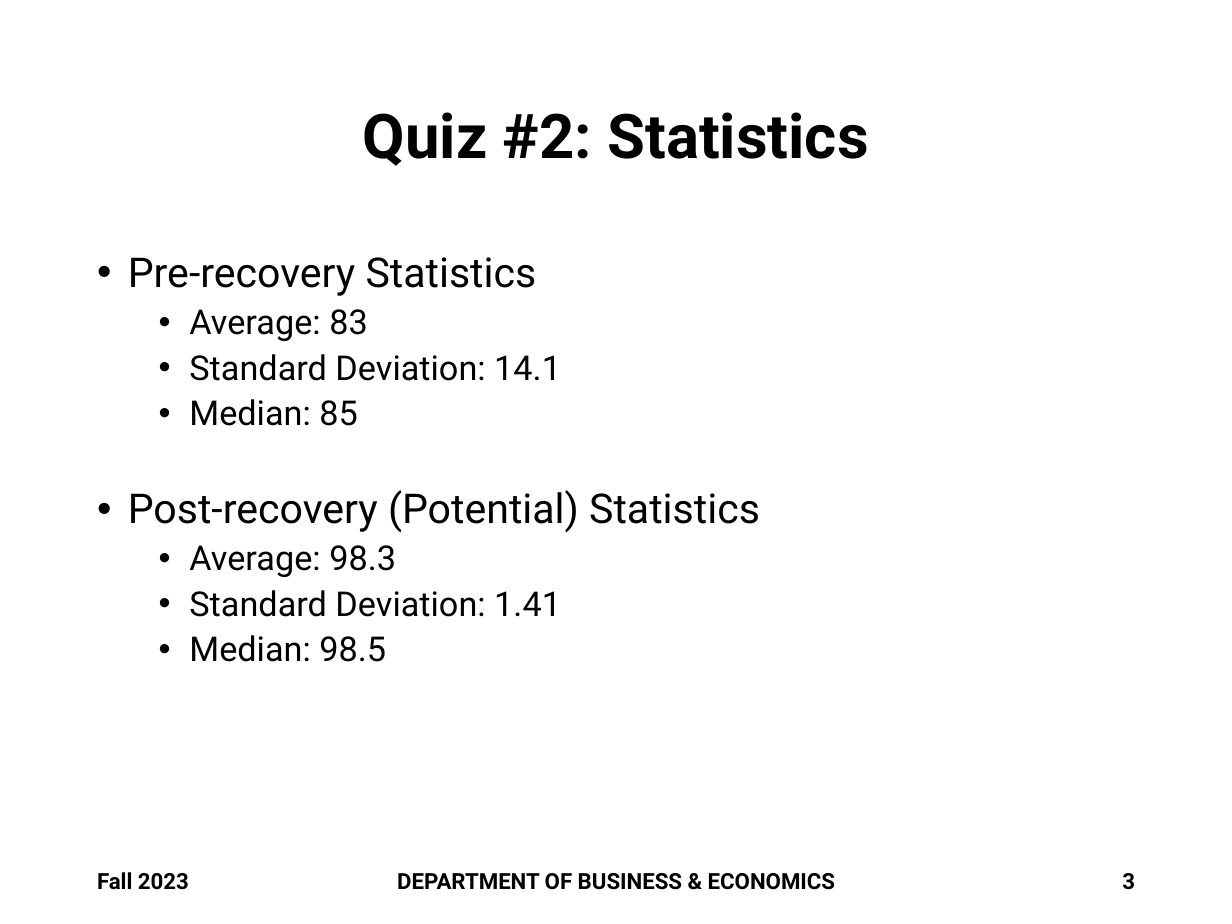
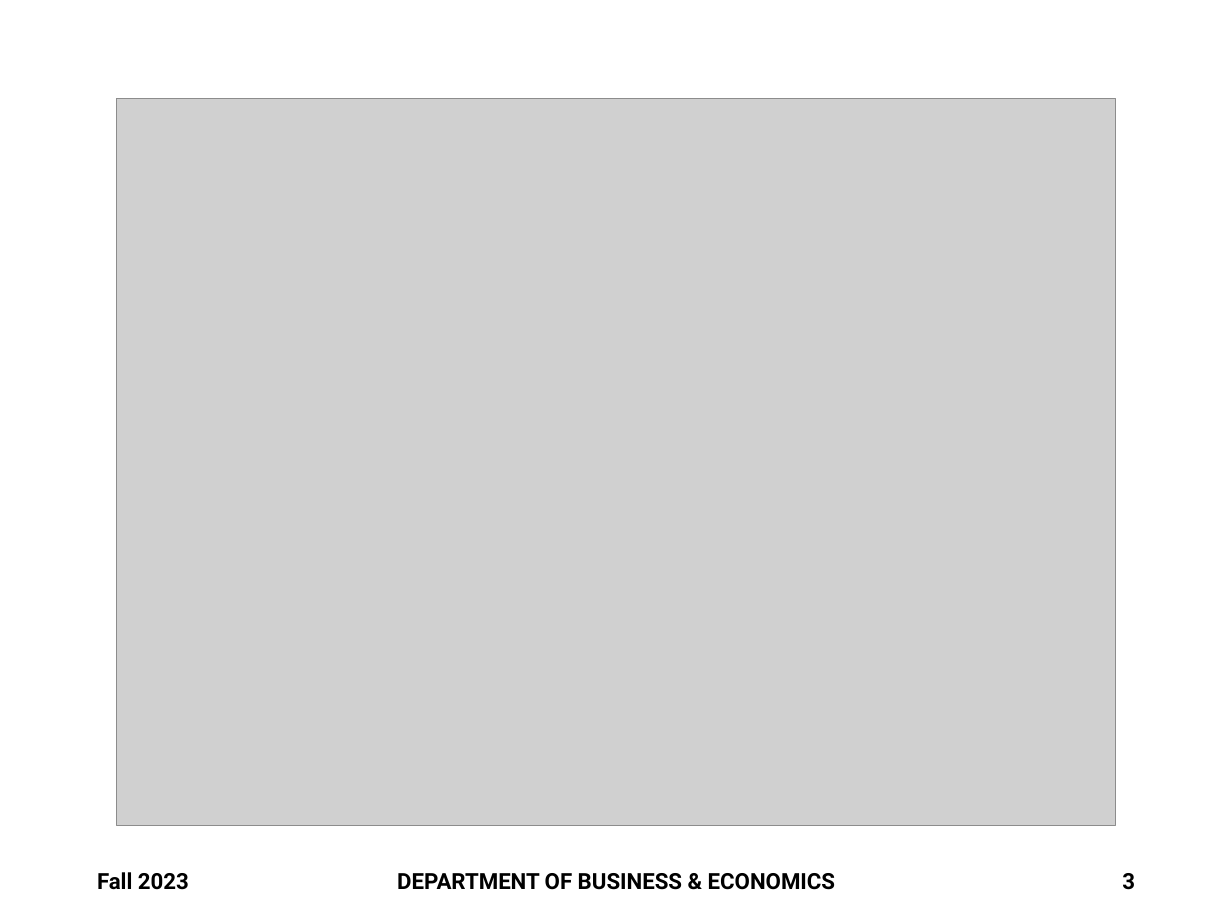
Before and after one commit to brianhwpark/brianhwpark.github.io, a slide deck: slide 3 of files/teaching-resources/monmouthcollege-econ-300/ECON300-Q02-RECAP.pptx. Drawn at 1232x924 pixels with LibreOffice and Linux fonts; fonts in the diff are those of the drawing; grey boxes stand for pictures; background and template pictures are left out. Boxes give left, top, right and bottom in pixels: in the first picture for what was removed or moved away, otherwise in the second. Text is boxed around its words. In the diff, an @@ line names an element or a change of style, - is before the commit and + after.

```diff
--- a/files/teaching-resources/monmouthcollege-econ-300/ECON300-Q02-RECAP.pptx
+++ b/files/teaching-resources/monmouthcollege-econ-300/ECON300-Q02-RECAP.pptx
@@ picture added at [116,99,1115,825] @@
@@ title removed at [363,112,868,166] @@
-Quiz #2: Statistics
@@ text removed at [128,257,760,662] @@
-• Pre-recovery Statistics
-  • Average: 83
-  • Standard Deviation: 14.1
-  • Median: 85
-• Post-recovery (Potential) Statistics
-  • Average: 98.3
-  • Standard Deviation: 1.41
-  • Median: 98.5
```
Also in this commit, not shown: 1 other slide changed, 13 other files.
